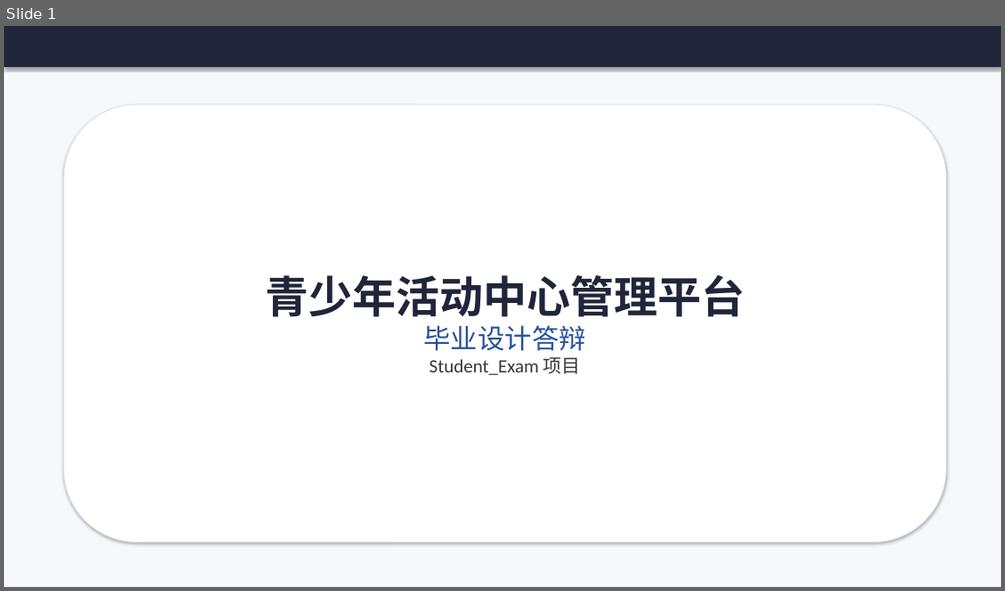
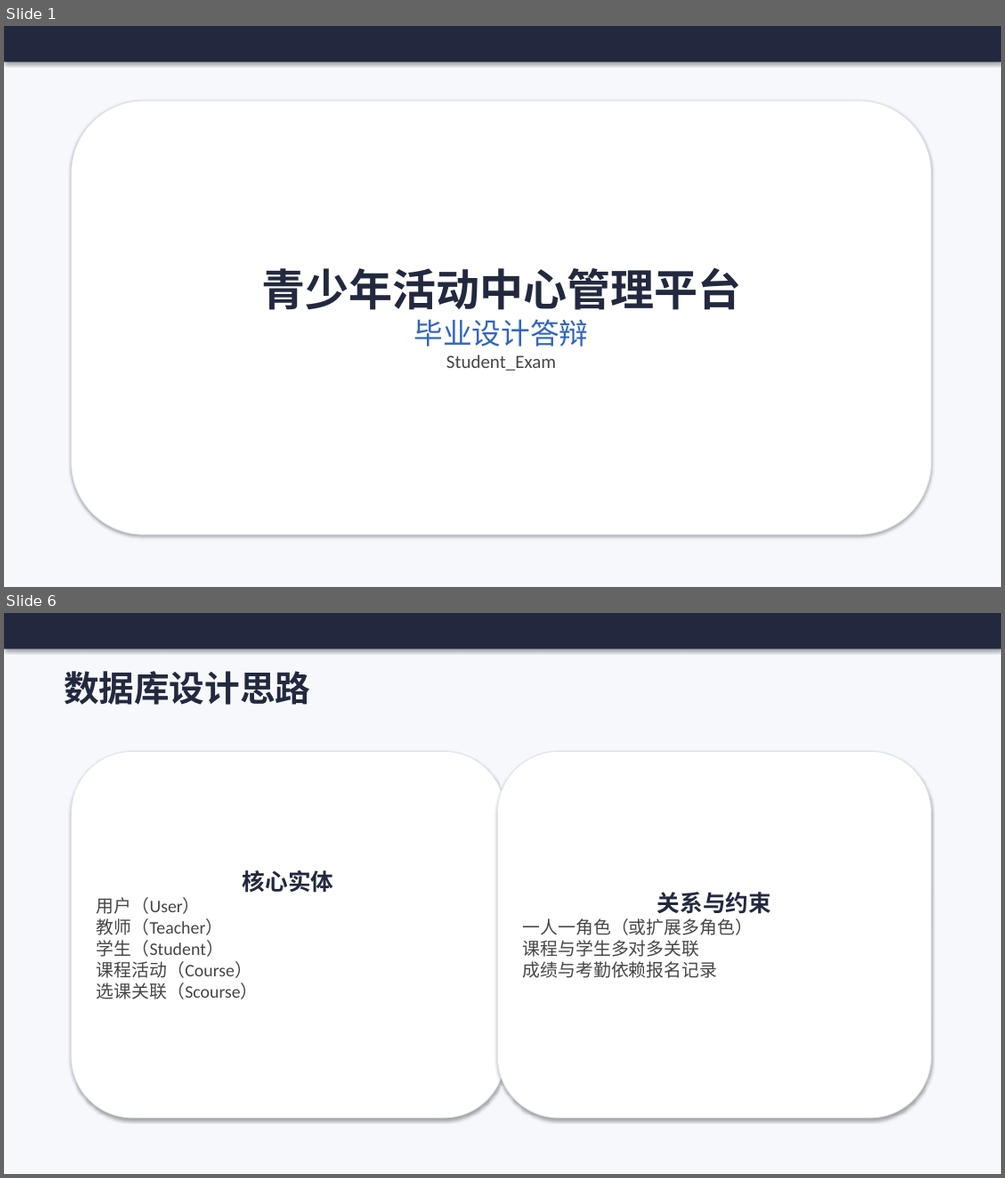
Before and after one commit to cxkqq/Student_Exam, a slide deck: defense_ppt.pptx. Shown one above the other, each under a label of ours: slide 1 before the commit, slides 1 and 6 after it; the slides between them are not shown. The pictures are 1005x591 and 1005x1178 pixels, drawn with LibreOffice and Linux fonts; fonts in the diff are those of the drawing. Boxes give left, top, right and bottom in pixels: in the first picture for what was removed or moved away, otherwise in the second. Text is boxed around its words. In the diff, an @@ line names an element or a change of style, - is before the commit and + after.

```diff
--- a/defense_ppt.pptx
+++ b/defense_ppt.pptx
@@ slide 6 added at (4,613,1001,1174), background #FFFFFF @@
@@ rectangle added at (4,613,1001,1174), fill #F6F8FC @@
@@ rectangle added at (4,613,1001,649), fill #22293F @@
@@ text added at (64,671,310,705), 34 pt, text #22293F, bold @@
+数据库设计思路
@@ rounded rectangle added at (72,751,505,1118), fill #FFFFFF, outline #DCE2F0 0.75 pt, 17 pt, text #464646 @@
+核心实体
+用户（User）
+教师（Teacher）
+学生（Student）
+课程活动（Course）
+选课关联（Scourse）
@@ rounded rectangle added at (498,751,931,1118), fill #FFFFFF, outline #DCE2F0 0.75 pt, 17 pt, text #464646 @@
+关系与约束
+一人一角色（或扩展多角色）
+课程与学生多对多关联
+成绩与考勤依赖报名记录
@@ slide 1 changed as well @@
@@ rectangle: place and size @@
-rectangle at (4,26,1001,67)
+rectangle at (4,26,1001,62)
@@ rectangle at (4,26,1001,62): fill #20253A to #22293F @@
@@ rounded rectangle "青少年活动中心管理平台": place and size @@
-rounded rectangle "青少年活动中心管理平台" at (64,104,947,542)
+rounded rectangle "青少年活动中心管理平台" at (72,101,931,534)
@@ text in rounded rectangle at (261,267,741,346): text colour #20253A to #22293F in "青少年活动中心管理平台"; size 26 to 28 pt, text colour #2850A0 to #3166BE in "毕业设计答辩" @@
@@ text in rounded rectangle at (446,354,556,370): text changed; text colour #373737 to #464646 @@
-Student_Exam 项目
+Student_Exam
```
Also in this commit, not shown: 5 other slides changed, 8 other slides added, 4 slides removed.
